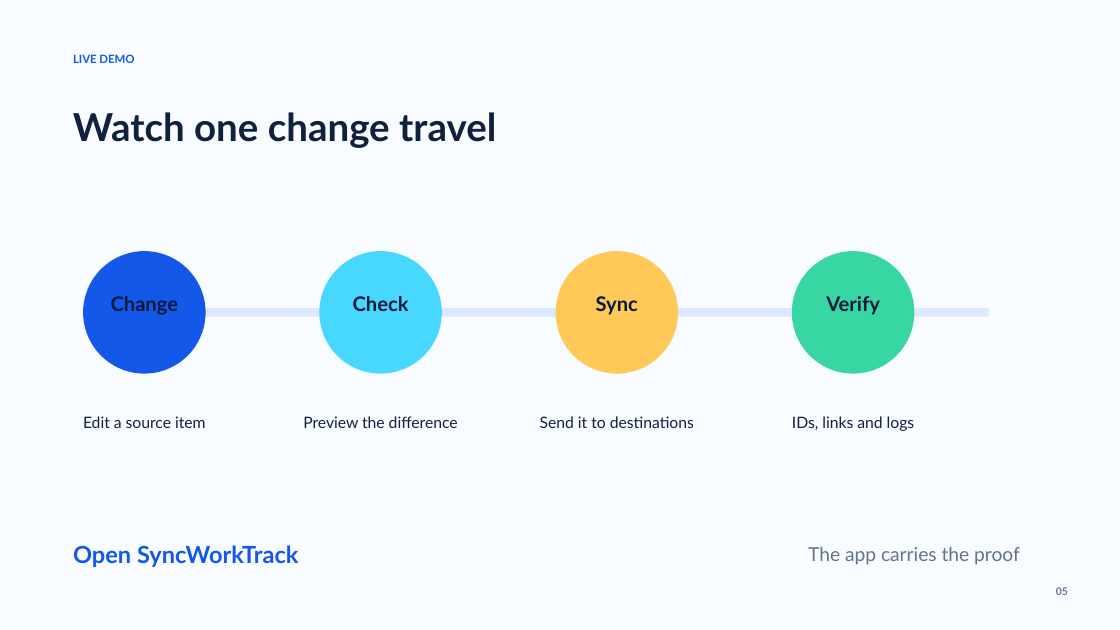
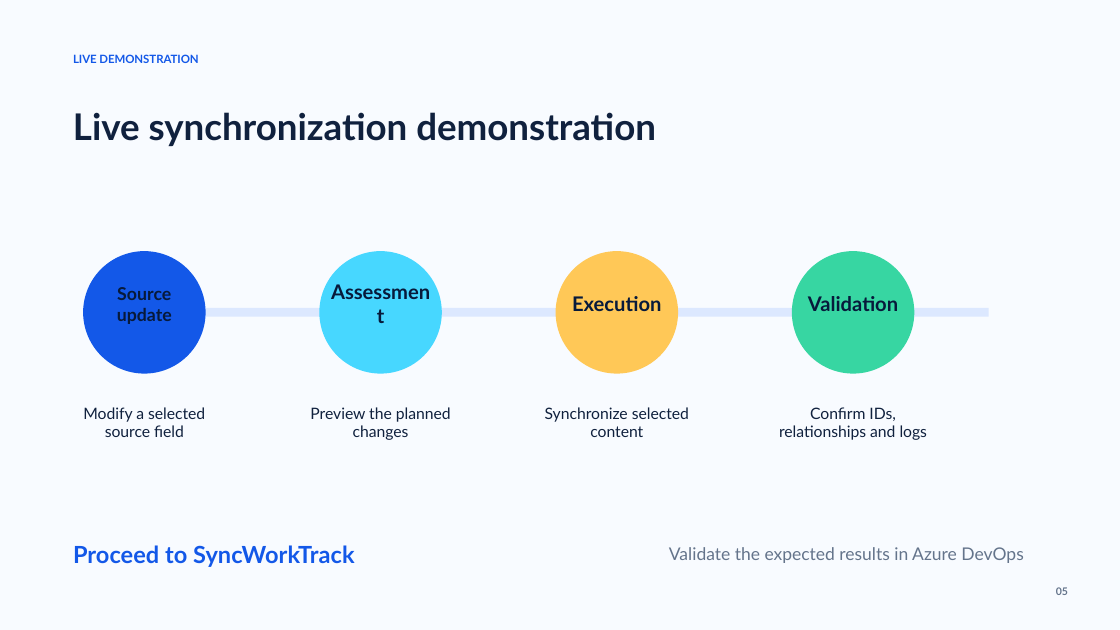
Before and after one commit to Sindhuramu28/FA-Req, a slide deck: slide 5 of docs/SyncWorkTrack_Innovative_Demo.pptx. Drawn at 1120x630 pixels with LibreOffice and Linux fonts; fonts in the diff are those of the drawing. Boxes give left, top, right and bottom in pixels: in the first picture for what was removed or moved away, otherwise in the second. Text is boxed around its words. In the diff, an @@ line names an element or a change of style, - is before the commit and + after.

```diff
--- a/docs/SyncWorkTrack_Innovative_Demo.pptx
+++ b/docs/SyncWorkTrack_Innovative_Demo.pptx
@@ text at (73,54,198,63): text changed @@
-LIVE DEMO
+LIVE DEMONSTRATION
@@ text at (73,112,656,146): text changed; size 33 to 31.5 pt @@
-Watch one change travel
+Live synchronization demonstration
@@ text at (117,287,172,324): text changed; size 17.2 to 15.2 pt @@
-Change
+Source update
@@ text at (353,296,409,311): text changed @@
-Check
+Assessment
@@ text at (572,296,661,311): text changed @@
-Sync
+Execution
@@ text at (808,296,898,311): text changed @@
-Verify
+Validation
@@ text at (83,407,205,437): text changed @@
-Edit a source item
+Modify a selected source field
@@ text at (310,407,451,440): text changed @@
-Preview the difference
+Preview the planned changes
@@ text at (545,407,689,437): text changed @@
-Send it to destinations
+Synchronize selected content
@@ text at (779,407,928,440): text changed @@
-IDs, links and logs
+Confirm IDs, relationships and logs
@@ text at (73,545,354,567): text changed @@
-Open SyncWorkTrack
+Proceed to SyncWorkTrack
@@ text at (669,547,1023,563): text changed; size 16.5 to 15 pt @@
-The app carries the proof
+Validate the expected results in Azure DevOps
```
Also in this commit, not shown: 4 other slides changed.
